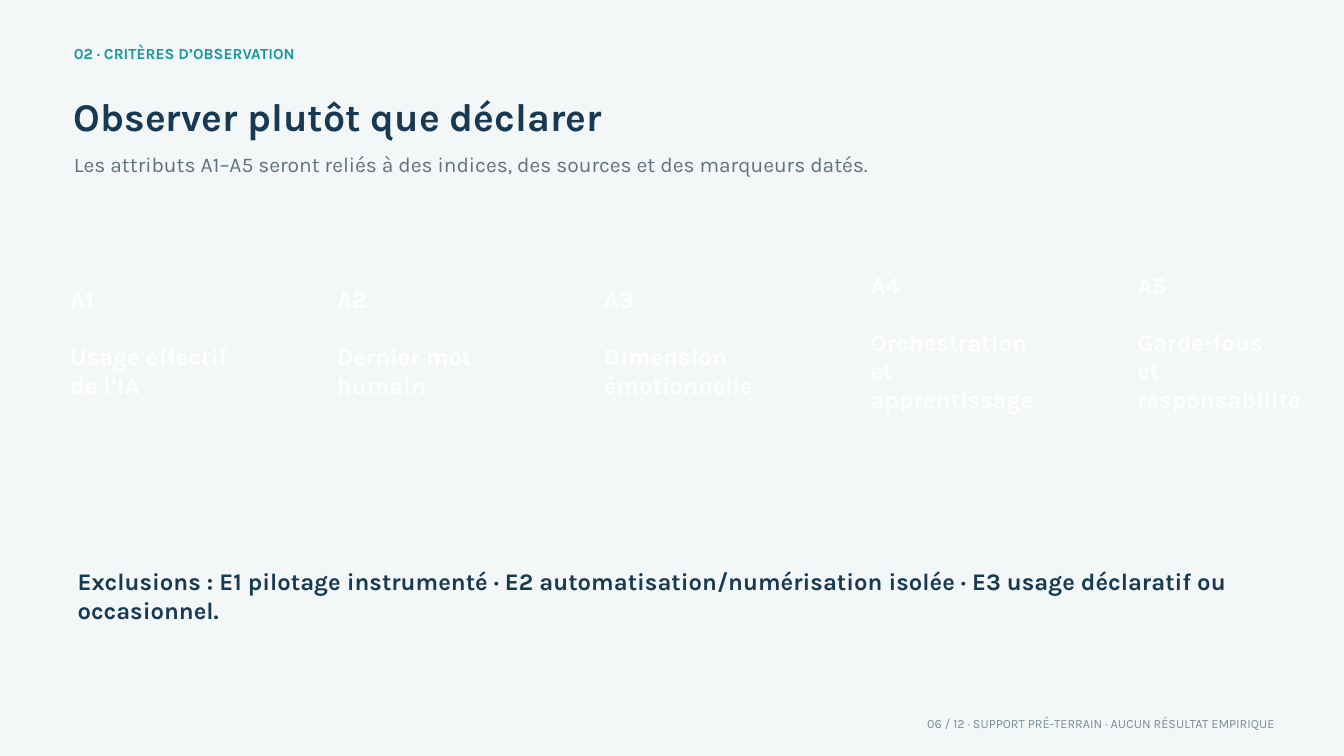
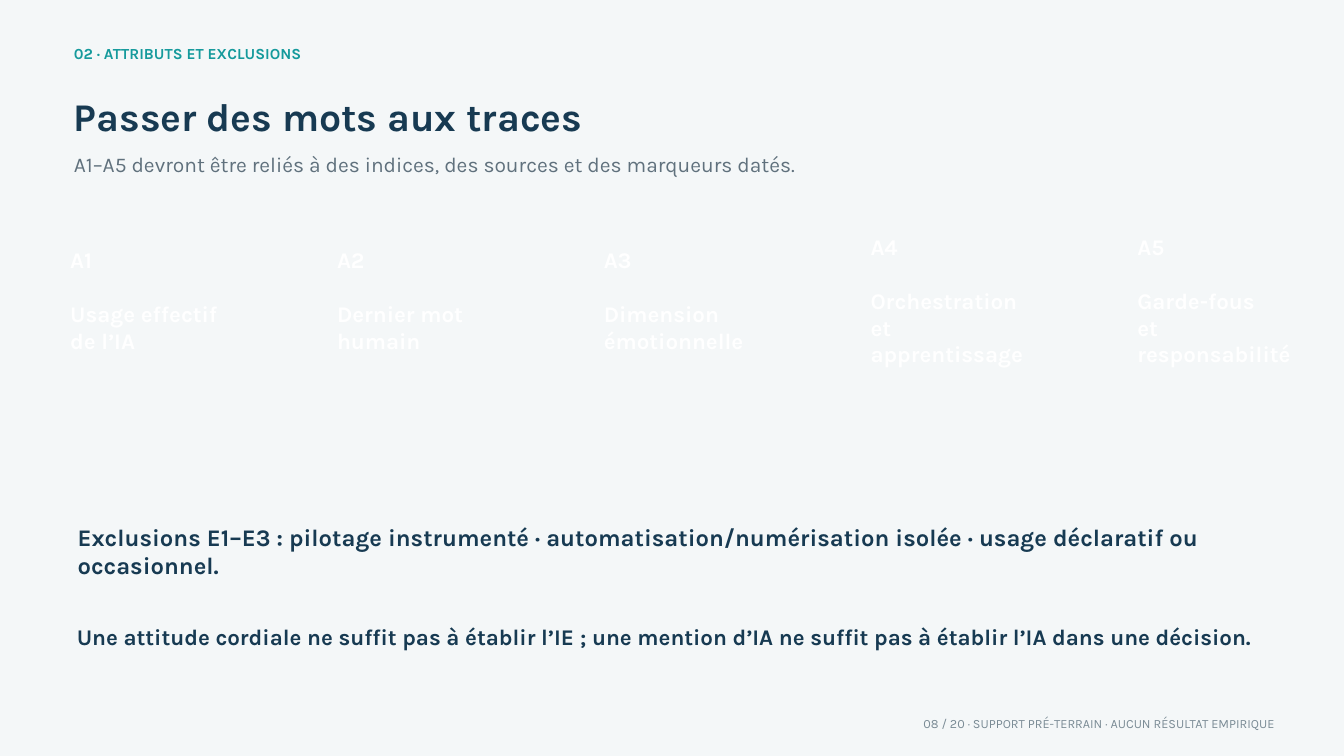
Before and after one commit to upl-gabon/These-Presidence, a slide deck: slide 8 of docs/DEPOT_AUTEUR/PROPOSITION_SUPPORT_SOUTENANCE_PRE_TERRAIN.pptx (slide 6 before the commit). Drawn at 1344x756 pixels with LibreOffice and Linux fonts; fonts in the diff are those of the drawing. Boxes give left, top, right and bottom in pixels: in the first picture for what was removed or moved away, otherwise in the second. Text is boxed around its words. In the diff, an @@ line names an element or a change of style, - is before the commit and + after.

```diff
--- a/docs/DEPOT_AUTEUR/PROPOSITION_SUPPORT_SOUTENANCE_PRE_TERRAIN.pptx
+++ b/docs/DEPOT_AUTEUR/PROPOSITION_SUPPORT_SOUTENANCE_PRE_TERRAIN.pptx
@@ text at [74,49,302,59]: text changed @@
-02 · CRITÈRES D’OBSERVATION
+02 · ATTRIBUTS ET EXCLUSIONS
@@ text at [74,104,582,132]: text changed @@
-Observer plutôt que déclarer
+Passer des mots aux traces
@@ text at [74,156,794,177]: text changed @@
-Les attributs A1–A5 seront reliés à des indices, des sources et des marqueurs datés.
+A1–A5 devront être reliés à des indices, des sources et des marqueurs datés.
@@ text at [78,527,1197,575]: text changed @@
-Exclusions : E1 pilotage instrumenté · E2 automatisation/numérisation isolée · E3 usage déclaratif ou occasionnel.
+Exclusions E1–E3 : pilotage instrumenté · automatisation/numérisation isolée · usage déclaratif ou occasionnel.
@@ text added at [77,627,1251,651], 16 pt, text #173A52, bold @@
+Une attitude cordiale ne suffit pas à établir l’IE ; une mention d’IA ne suffit pas à établir l’IA dans une décision.
@@ text at [923,717,1274,730]: text changed @@
-06 / 12 · SUPPORT PRÉ-TERRAIN · AUCUN RÉSULTAT EMPIRIQUE
+08 / 20 · SUPPORT PRÉ-TERRAIN · AUCUN RÉSULTAT EMPIRIQUE
```
Also in this commit, not shown: 9 other slides changed, 10 slides added, 2 slides removed, 5 other files.
